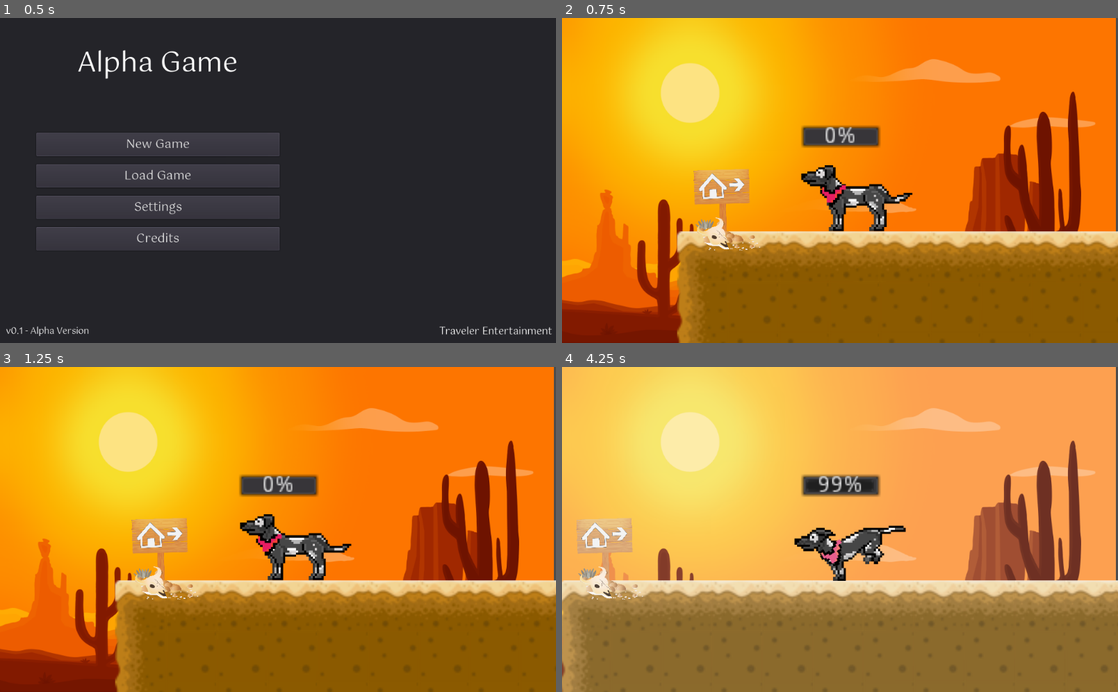
Above: before the commit, frames 1-4 (two rows, left to right).
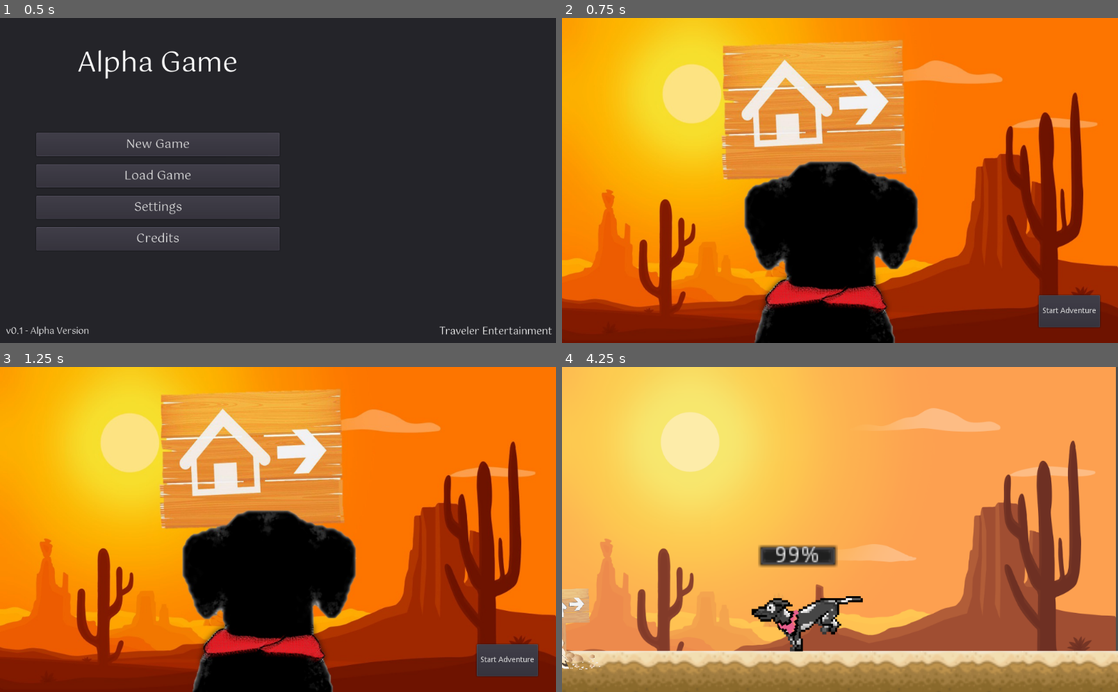
Above: after the commit, the same moments.

Repository: pabtorres/take-me-hoom
Game: Godot game, scene res://scenes/Menu.tscn
Two runs of this game, one before a commit and one after it. Both use one fixed random seed, a clock stepped at 60 frames per second and the inputs below.
Inputs (mouse positions are in pixels of both pictures, inside the frame that each line leads up to):
- Up to frame 1 (0.5 s): no input
- Up to frame 2 (0.75 s): click "New Game" at 0.5 s
- Up to frame 3 (1.25 s): no input
- Up to frame 4 (4.25 s): click (1067, 659) at 1.25 s, where only the run after the commit has a clickable "Start Adventure"; hold B (attack1) 2.03-2.78 s; hold Right (right1) 2.03-3.53 s; tap Space (jump1) at 2.27, 3.02 s; tap S (awake) at 2.85 s; hold Left (left1) from 3.53 s (still down); tap P (dark_place) at 3.6 s

Frame 1 is identical in both runs. In frame 2, 49% of the frame differs, in the area x 0-100%, y 0-100%; in frame 3, 49%; in frame 4, 33%.

Commit message:
Added cinematic, adjusted camera and dark_mode

Diff:
--- /dev/null
+++ b/scenes/CinematicMenuDesert.tscn
@@ -0,0 +1,29 @@
+[gd_scene load_steps=3 format=2]
+
+[ext_resource path="res://scripts/CinematicMenuDesert.gd" type="Script" id=1]
+[ext_resource path="res://sprites/cinematics/Cinematic1.jpeg" type="Texture" id=2]
+
+[node name="Root" type="Node2D"]
+script = ExtResource( 1 )
+
+[node name="CanvasLayer" type="CanvasLayer" parent="."]
+
+[node name="TextureRect" type="TextureRect" parent="CanvasLayer"]
+anchor_right = 1.0
+anchor_bottom = 1.0
+texture = ExtResource( 2 )
+expand = true
+__meta__ = {
+"_edit_use_anchors_": false
+}
+
+[node name="Button" type="Button" parent="CanvasLayer"]
+margin_left = 878.317
+margin_top = 511.951
+margin_right = 991.317
+margin_bottom = 570.951
+text = "Start Adventure"
+__meta__ = {
+"_edit_use_anchors_": false
+}
+[connection signal="pressed" from="CanvasLayer/Button" to="." method="_on_Button_pressed"]
--- a/scenes/Player1.tscn
+++ b/scenes/Player1.tscn
@@ -137,10 +137,10 @@
 "values": [ 65, 66, 67, 68, 69, 68 ]
 }
 
+[sub_resource type="RectangleShape2D" id=9]
+extents = Vector2( 32, 16 )
+
 [sub_resource type="RectangleShape2D" id=10]
-extents = Vector2( 32, 16 )
-
-[sub_resource type="RectangleShape2D" id=9]
 extents = Vector2( 17.7447, 20.0426 )
 
 [node name="Player1" type="KinematicBody2D"]
@@ -168,7 +168,13 @@
 disabled = true
 
 [node name="Camera2D" type="Camera2D" parent="."]
+offset = Vector2( 0, -130 )
 current = true
+drag_margin_v_enabled = true
+smoothing_enabled = true
+smoothing_speed = 3.0
+drag_margin_top = 0.75
+drag_margin_bottom = 0.0
 
 [node name="CanvasLayer" parent="Camera2D" instance=ExtResource( 4 )]
 
--- /dev/null
+++ b/scripts/CinematicMenuDesert.gd
@@ -0,0 +1,21 @@
+extends Node2D
+
+
+# Declare member variables here. Examples:
+# var a = 2
+# var b = "text"
+
+
+# Called when the node enters the scene tree for the first time.
+func _ready():
+	pass # Replace with function body.
+
+
+# Called every frame. 'delta' is the elapsed time since the previous frame.
+#func _process(delta):
+#	pass
+
+
+func _on_Button_pressed():
+	get_tree().change_scene("res://scenes/DesertDay.tscn")
+	MusicManager.change_desert_day_music()
--- a/scripts/Menu.gd
+++ b/scripts/Menu.gd
@@ -16,8 +16,7 @@
 #	pass
 
 func _on_NewGame_pressed():
-	get_tree().change_scene("res://scenes/DesertDay.tscn")
-	MusicManager.change_desert_day_music()
+	get_tree().change_scene("res://scenes/CinematicMenuDesert.tscn")
 
 func _on_LoadGame_pressed():
 	get_tree().change_scene("res://scenes/SavedGames.tscn")
--- a/scripts/Player1.gd
+++ b/scripts/Player1.gd
@@ -45,6 +45,8 @@
 
 
 func _ready():
+	# When player is instanciated, it is not in dark mode
+	LevelManager.dark_zone = false
 	if LevelManager.player_position_day and !LevelManager.is_player_sleeping:
 		position = LevelManager.player_position_day
 	if LevelManager.player_position_night and LevelManager.is_player_sleeping:
Not shown: 2 places in scenes/Player1.tscn that only renumber resources
Binary file added: sprites/cinematics/Cinematic1.jpeg
Not shown, added: sprites/cinematics/Cinematic1.jpeg.import
